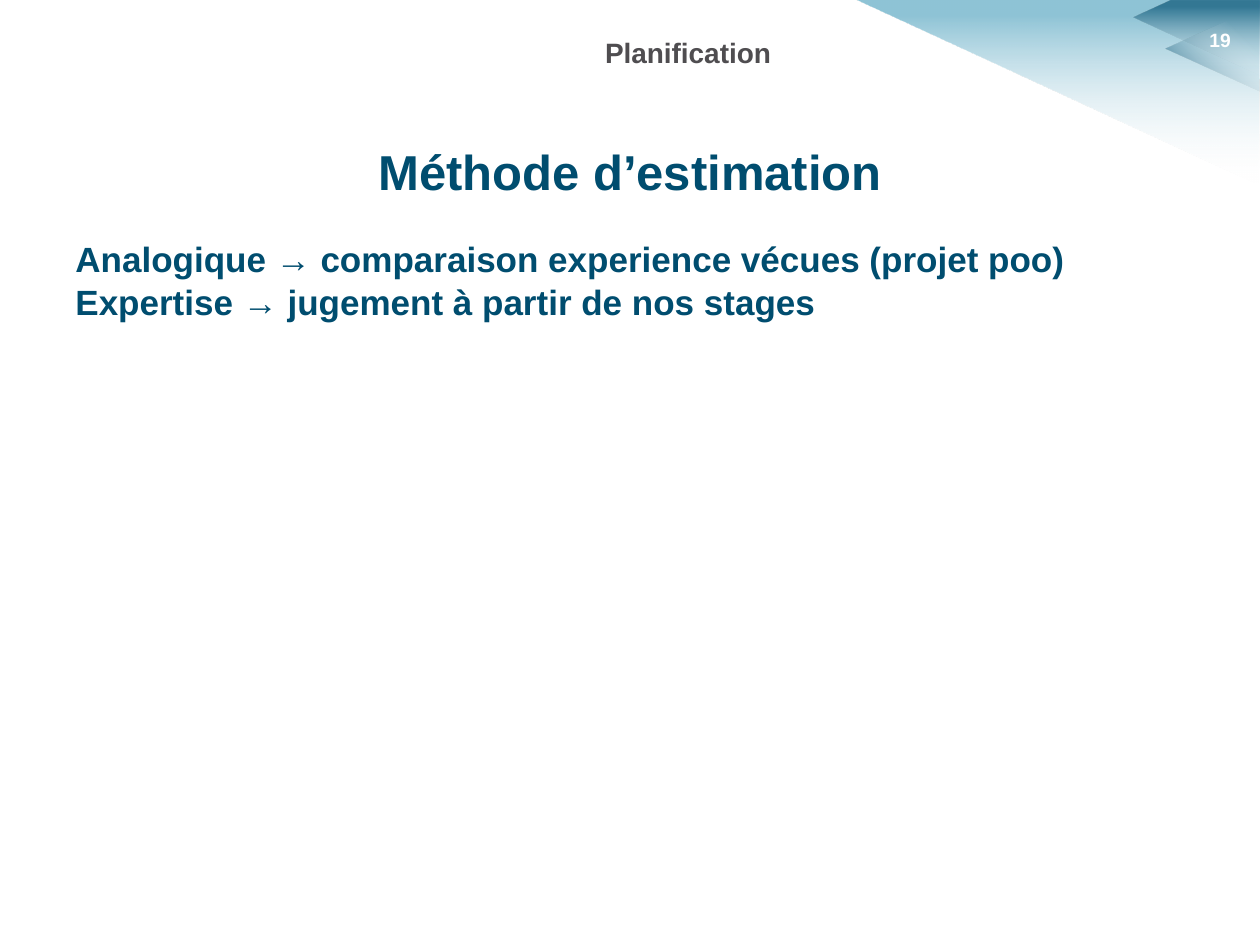
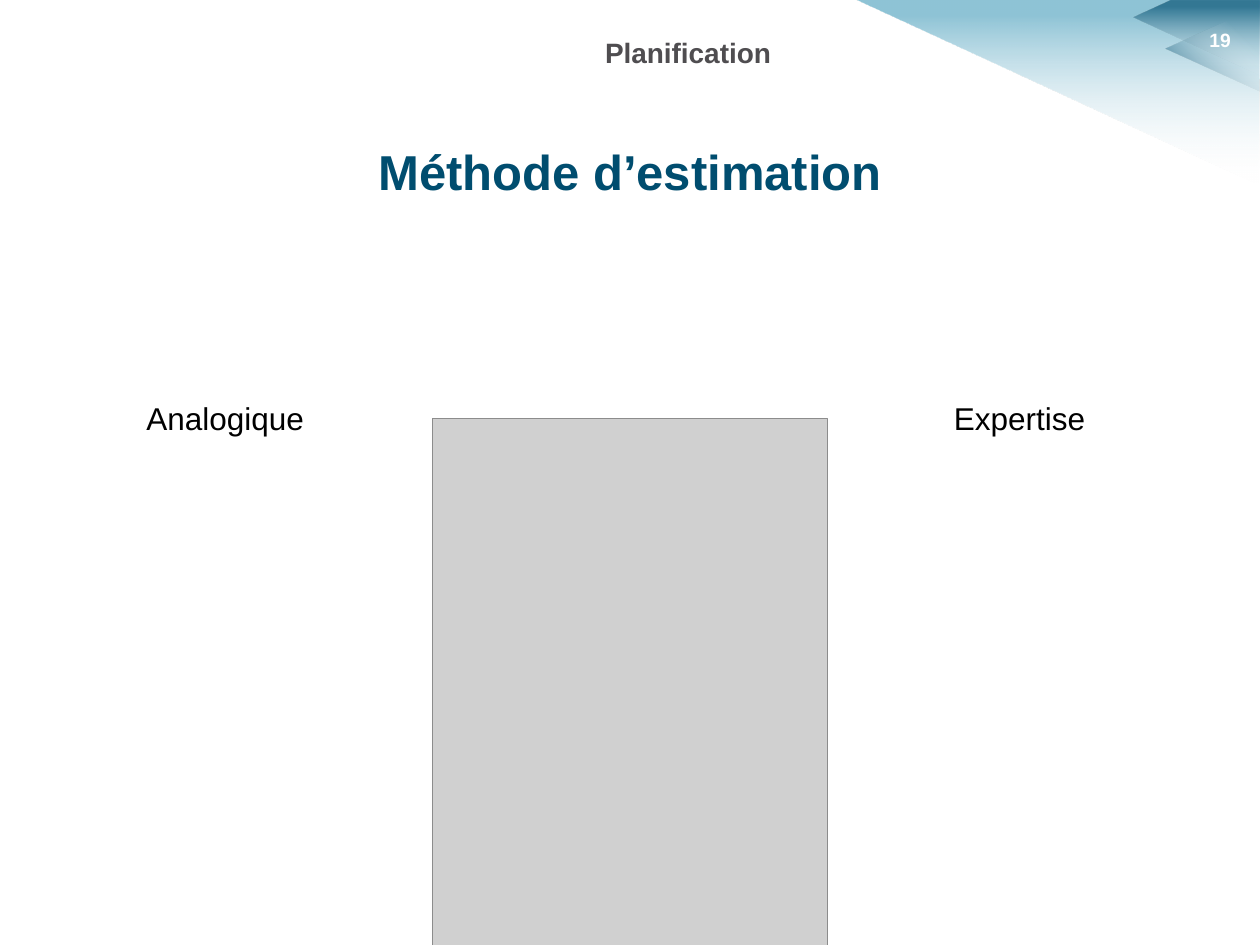
Before and after one commit to HKervadec/korrigolo, a slide deck: slide 19 of soutenances/planification/soutenance_planification.pptx. Drawn at 1260x945 pixels with LibreOffice and Linux fonts; fonts in the diff are those of the drawing; grey boxes stand for pictures; background and template pictures are left out. Boxes give left, top, right and bottom in pixels: in the first picture for what was removed or moved away, otherwise in the second. Text is boxed around its words. In the diff, an @@ line names an element or a change of style, - is before the commit and + after.

```diff
--- a/soutenances/planification/soutenance_planification.pptx
+++ b/soutenances/planification/soutenance_planification.pptx
@@ text at [75, 246, 1064, 321]: paragraphs removed @@
-Analogique → comparaison experience vécues (projet poo)
-Expertise → jugement à partir de nos stages
@@ text added at [146, 407, 304, 436], 18 pt, text #000000 @@
+Analogique
@@ picture added at [432, 418, 828, 945] @@
@@ text added at [954, 407, 1085, 436], 18 pt, text #000000 @@
+Expertise
```
Also in this commit, not shown: 9 other slides changed, 5 slides added, 5 slides removed.
